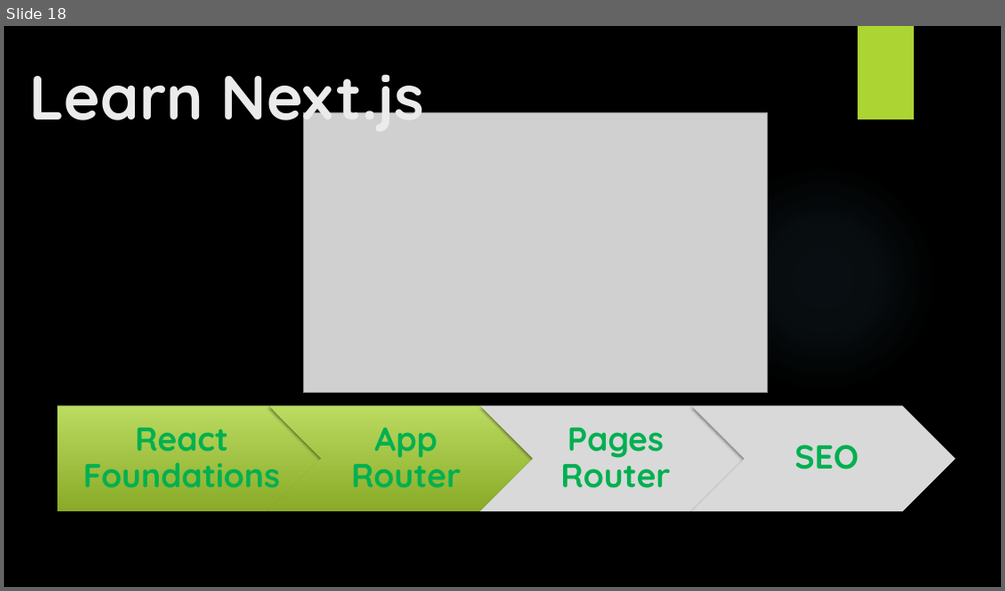
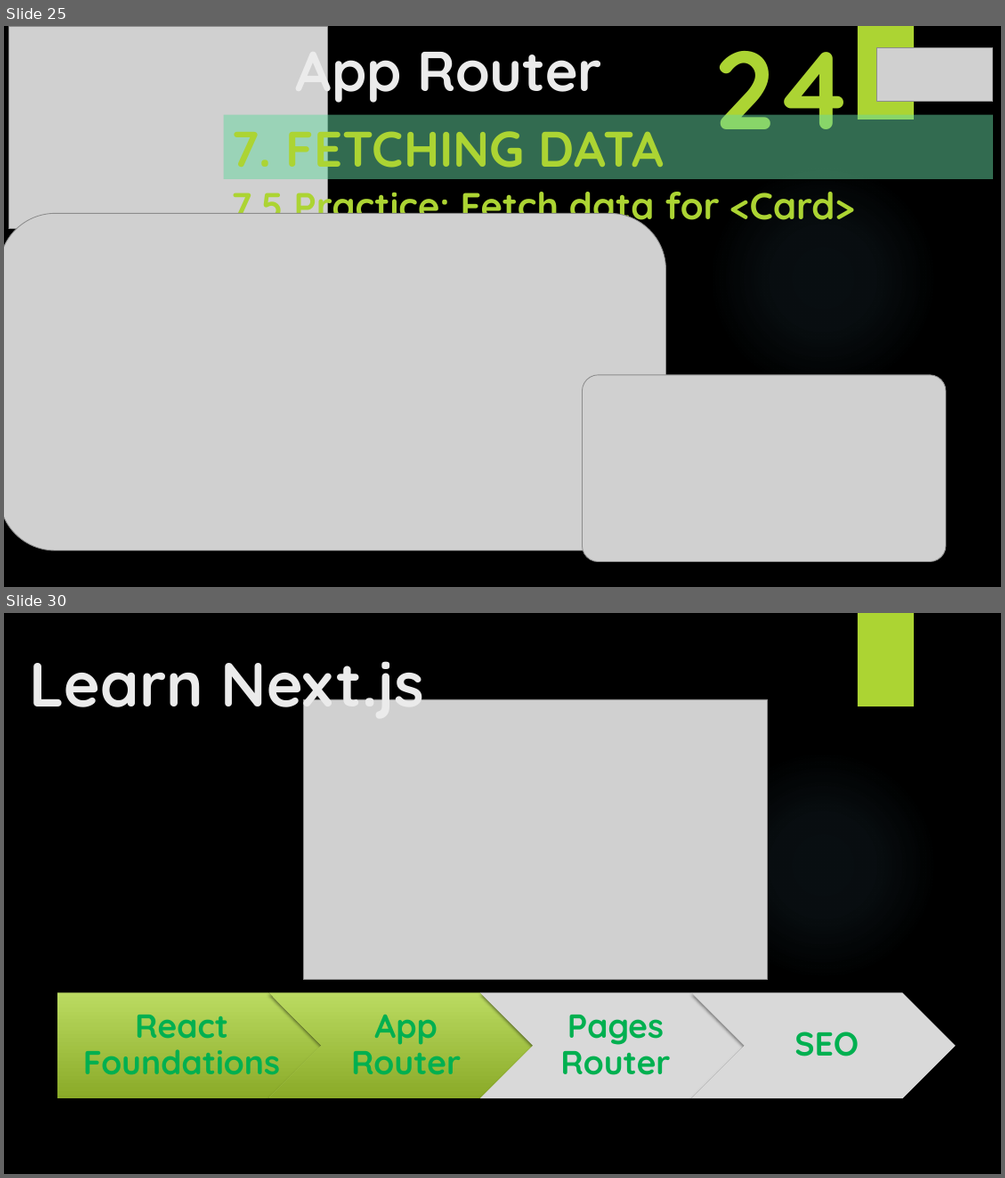
Before and after one commit to yasenstar/learn_javascript, a slide deck: learn_nextjs/2_App_Router/App_Router.pptx. Shown one above the other, each under a label of ours: slide 18 before the commit, slides 25 and 30 after it; the slides between them are not shown. The pictures are 1005x591 and 1005x1178 pixels, drawn with LibreOffice and Linux fonts; fonts in the diff are those of the drawing; grey boxes stand for pictures; background and template pictures are left out. Boxes give left, top, right and bottom in pixels: in the first picture for what was removed or moved away, otherwise in the second. Text is boxed around its words. In the diff, an @@ line names an element or a change of style, - is before the commit and + after.

```diff
--- a/learn_nextjs/2_App_Router/App_Router.pptx
+++ b/learn_nextjs/2_App_Router/App_Router.pptx
@@ slide 25 added at [4, 26, 1001, 587], background picture (left out); not listed: 2 template elements that a slide beside it also shows @@
@@ picture added at [8, 26, 327, 229] @@
@@ title added at [296, 33, 602, 106], 54 pt, text #EBEBEB, bold @@
+App Router
@@ text added at [715, 26, 852, 158], 106.4 pt, text #ACD433, bold @@
+24
@@ picture added at [877, 48, 993, 102] @@
@@ subtitle added at [224, 115, 994, 179], fill #65D6A0 at 50% opacity, 48 pt, text #ACD433, bold @@
+7. FETCHING DATA
@@ text added at [231, 181, 855, 229], 36 pt, text #ACD433, bold @@
+7.5 Practice: Fetch data for <Card>
@@ picture added at [4, 213, 666, 550] @@
@@ picture added at [582, 375, 946, 562] @@
@@ what was slide 18 is now slide 30 @@
```
Also in this commit, not shown: 11 other slides added, 2 other files.
